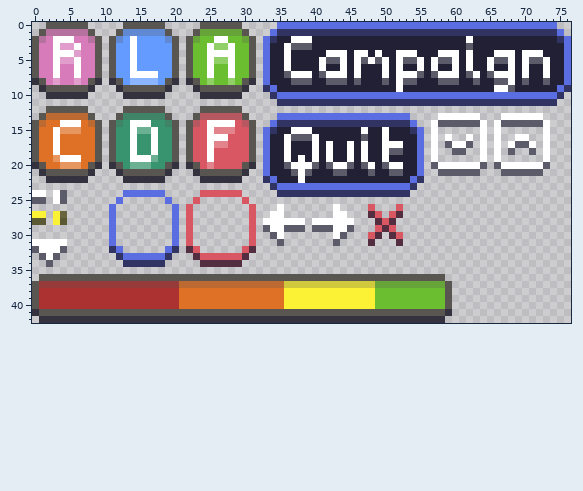
A sprite sheet gets an edit: assets/tiles.png. Above: the version before the commit.
The file is 77x43 pixels.
The same view after the edit:
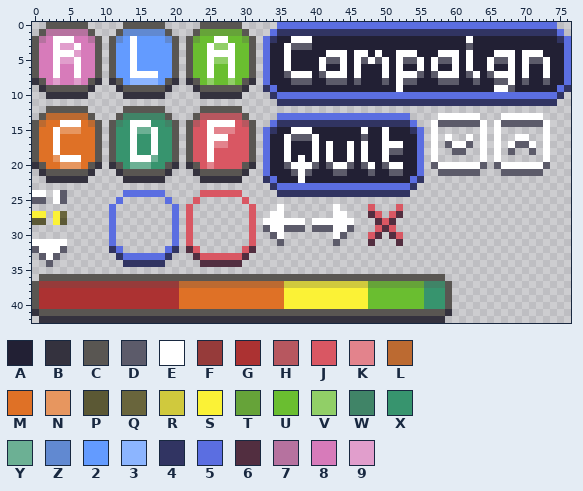
Palette (. is transparent): A #222034  B #34323e  C #595652  D #5c5b6a  E #ffffff  F #963b3a  G #ac3232  H #b7575f  J #d95763  K #e3838c  L #bc6a31  M #df7126  N #e7965f  P #5b5834  Q #69653c  R #d0c93d  S #fbf236  T #66a339  U #6abe30  V #91cf67  W #408467  X #37946e  Y #6cb094  Z #6189d1  2 #639bff  3 #8cb5ff  4 #313462  5 #5b6ee1  6 #522e40  7 #b6729f  8 #d77bba  9 #e19ecc
Author's note on the commit: Technically a level progression
From old to new:
Colour T replaces colour R in row 37 at x 48.
Colour U replaces colour S in rows 38 to 40 at x 48.
Colour W replaces colour T in row 37 at x 56 to 58.
Colour X replaces colour U in rows 38 to 40 at x 56 to 58.
Changed places in both pictures, as pixel boxes (x1, y1, x2, y2):
changed: (368, 281, 375, 309)
changed: (424, 281, 445, 309)
